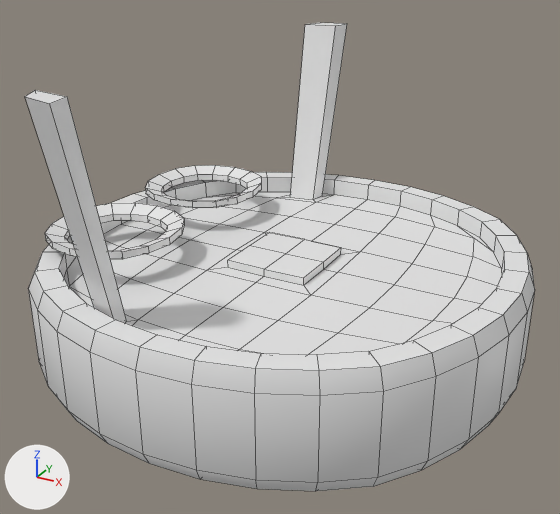
Two versions of the FBX model Assets/_MAIN/Assets/MiniRoomba/MiniRoomba.fbx, one commit apart.
Before and after are seen from a 50 mm camera at (1.34, -2.49, 1.61) aimed at (0.02, -0.08, 0.41). Lighting does not change. The marker at lower left points along +X, +Y and +Z. Mesh edges are drawn as thin lines. Materials are left out; every surface is plain grey.

Before the edit, the objects in view are built like this:
```python
me_plane_001 = bpy.data.meshes.new('Plane.001')
me_plane_001.from_pydata(...)  # 450 vertices, 448 faces; spans x -94.0..94.0, y 0.0..115.0, z -97.0..97.0
me_plane_001.materials.append(mat_material_001)
ob_plane = bpy.data.objects.new('Plane', me_plane_001)
ob_plane.location = (0.0, 0.0, 0.0)
ob_plane.rotation_euler = (1.571, 0.0, 0.0)  # degrees (90, 0, 0)
ob_plane.scale = (0.01, 0.01, 0.01)
```
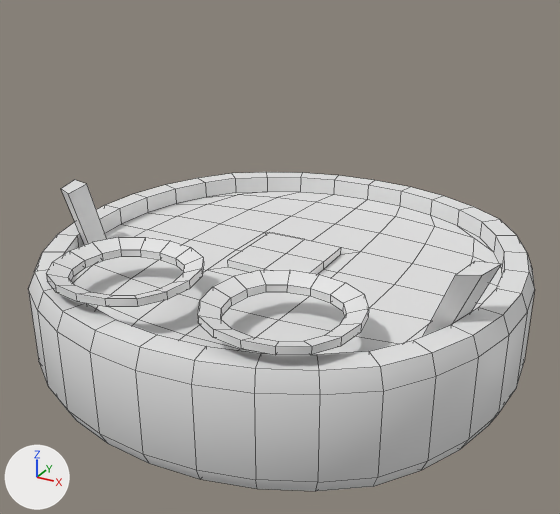
Location of each change, [x1, y1, x2, y2] in pixels of the pictures (560 x 514 px; the box of a moved part takes in the faces that stretch with it):
'Plane', reshaped, turned
    before: [25, 23, 535, 491]
    after: [29, 172, 535, 491]
part 1 of me_plane_001, moved or reshaped
    before: [25, 90, 127, 323]
    after: [423, 261, 501, 336]
part 2 of me_plane_001, moved or reshaped
    before: [290, 23, 347, 200]
    after: [61, 180, 107, 245]

What the commit changed:
me_plane_001 has 450 vertices, 448 faces and spans x -94.0..94.0, y 0.0..115.0, z -97.0..97.0.
me_plane_001 is used by ob_plane; location (0.0, 0.0, 0.0); rotation (1.571, 0.0, 0.0), in degrees (90, 0, 0); scale (0.01, 0.01, 0.01).
Part 1, on me_plane_001:
Vertex 442 of me_plane_001 moves from (-36.0, 115.0, 85.0) at pixel (35, 90) to (-35.0, 61.0, 78.0) at pixel (455, 274).
Vertex 443 of me_plane_001 moves from (-22.0, 115.0, 88.0) at pixel (67, 96) to (-22.0, 61.0, 80.0) at pixel (475, 260).
Vertex 446 of me_plane_001 moves from (-32.0, 115.0, 93.0) at pixel (24, 96) to (-32.0, 61.0, 85.0) at pixel (482, 275).
Vertex 447 of me_plane_001 moves from (-20.0, 115.0, 97.0) at pixel (49, 103) to (-20.0, 61.0, 88.0) at pixel (501, 263).
Part 2, on me_plane_001:
Vertex 444 of me_plane_001 moves from (-36.0, 115.0, -85.0) at pixel (305, 24) to (-35.0, 61.0, -78.0) at pixel (68, 193).
Vertex 445 of me_plane_001 moves from (-22.0, 115.0, -88.0) at pixel (335, 25) to (-22.0, 61.0, -80.0) at pixel (86, 183).
Vertex 448 of me_plane_001 moves from (-20.0, 115.0, -97.0) at pixel (347, 23) to (-20.0, 61.0, -88.0) at pixel (74, 179).
Vertex 449 of me_plane_001 moves from (-32.0, 115.0, -93.0) at pixel (320, 22) to (-32.0, 61.0, -85.0) at pixel (60, 188).
Object 'Plane' (ob_plane) turns from (90, 0, 0) to (90, 0, 90) degrees about x, y and z.
